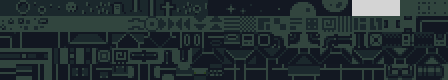
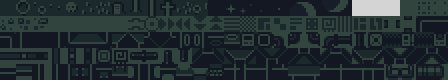
Before/after of a 448px x 80px layered artwork. What changed in the layer stack:
added layer "Layer 1" above "Background" over box(290, 0, 342, 16)
added layer "Background" over box(278, 0, 360, 48)
